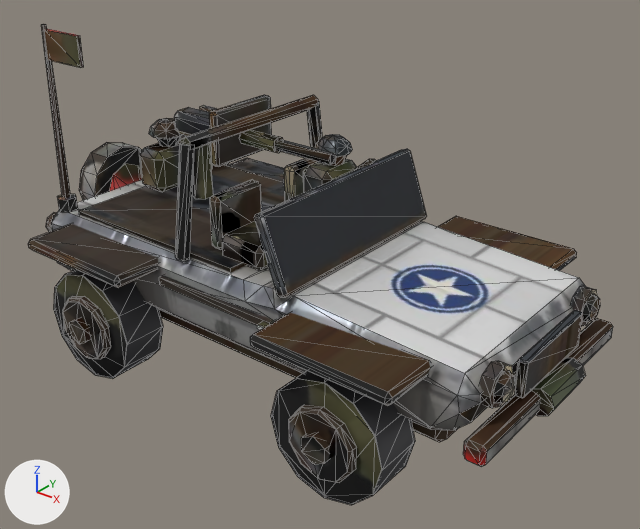
Before and after pictures for a commit that changed the glTF model public/models/jeep.allies.glb.
One viewpoint serves both versions: a 50 mm lens placed at (0.593, -0.7, 0.576), pointed at (0.037, -0.005, 0.145). Every picture has the same lights, and +X, +Y and +Z are marked at lower left. The picture after the commit comes second. Mesh edges are drawn as thin lines. Where no turn or scale is listed for an object, it has been applied to the vertices. Vertices at exactly the same position are counted once.

Script lines for the objects in view, before the commit:
```python
me_b0 = bpy.data.meshes.new('b0')
me_b0.from_pydata(...)  # a 6-sided cylinder along x spanning x -0.065..0.065, y -0.0065..0.0065, z -0.0056..0.0056; an 8-sided cylinder along x spanning x -0.06..-0.01, y -0.0095..0.0095, z -0.0095..0.0095
me_b0.materials.append(mat_body)
me_root = bpy.data.meshes.new('root')
me_root.from_pydata(...)  # 1145 vertices, 1623 faces; spans x -0.332..0.332, y -0.188..0.188, z -0.194..0.194
# faces by material slot: [1527, 96]
me_root.materials.append(mat_body)
me_root.materials.append(mat_track)  # dark grey #3f3f42
me_turret = bpy.data.meshes.new('turret')
me_turret.from_pydata(...)  # 130 vertices, 210 faces; spans x -0.079..0.079, y -0.046..0.046, z -0.064..0.064
me_turret.materials.append(mat_body)
ob_b0_mesh = bpy.data.objects.new('b0_mesh', me_b0)
ob_b0_mesh.location = (-0.015, 0.0, 0.27)
ob_root_mesh = bpy.data.objects.new('root_mesh', me_root)
ob_root_mesh.location = (0.004, 0.0, 0.194)
ob_turret_mesh = bpy.data.objects.new('turret_mesh', me_turret)
ob_turret_mesh.location = (-0.153, 0.0, 0.244)
```
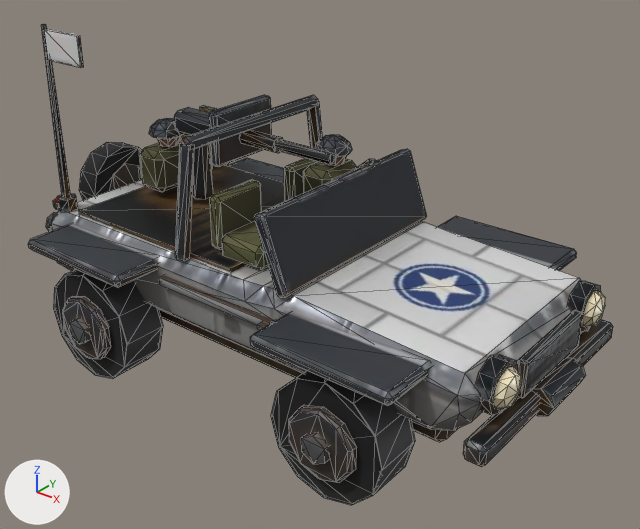
Location of each change, [x1, y1, x2, y2] in pixels of the pictures (640 x 529 px; the box of a moved part takes in the faces that stretch with it):
part 1 of me_root, moved or reshaped
    before: [571, 286, 597, 326]
    after: [567, 281, 601, 332]
part 2 of me_root, moved or reshaped
    before: [480, 361, 513, 408]
    after: [475, 354, 518, 415]
part 3 of me_root, moved or reshaped
    before: [583, 294, 600, 322]
    after: [583, 291, 605, 326]
part 4 of me_root, moved or reshaped
    before: [493, 370, 516, 403]
    after: [493, 367, 522, 409]
part 5 of me_root, added
    after: [53, 199, 59, 210]
part 6 of me_root, surface changed
    both: [28, 24, 613, 494]

Diff of the bpy script that builds the scene:
```diff
--- a/public/models/jeep.allies.glb.py
+++ b/public/models/jeep.allies.glb.py
@@ me_root @@
 # used by ob_root_mesh; location = (0.004, 0.0, 0.194)
-me_root.from_pydata(...)  # 1145 vertices, 1623 faces; spans x -0.332..0.332, y -0.188..0.188, z -0.194..0.194
+me_root.from_pydata(...)  # 1209 vertices, 1726 faces; spans x -0.332..0.332, y -0.188..0.188, z -0.194..0.194
+# me_root part 1: the loose piece of 16 vertices spanning x 0.293..0.305, y 0.071..0.113, z -0.072..-0.031 is scaled about its middle by (1.28, 1.28, 1.27)
+# me_root part 2: the loose piece of 16 vertices spanning x 0.293..0.305, y -0.113..-0.071, z -0.072..-0.031 is scaled about its middle by (1.28, 1.28, 1.27)
+# me_root part 3: the loose piece of 17 vertices spanning x 0.305..0.315, y 0.076..0.108, z -0.068..-0.035 is scaled about its middle by 1.27, then moved by (0.004, 0.0, 0.0)
+# me_root part 4: the loose piece of 17 vertices spanning x 0.305..0.315, y -0.108..-0.076, z -0.068..-0.035 is scaled about its middle by 1.27, then moved by (0.004, 0.0, 0.0)
+# me_root part 5: a new loose piece of 16 vertices spanning x -0.303..-0.276, y -0.118..-0.092, z -0.029..-0.02, in mat_body
+# me_root part 6: 1264 kept faces spanning x -0.332..0.332, y -0.188..0.188, z -0.193..0.194 get new texture (UV) coordinates
+# other edits to the shape of me_root do not show in these pictures
 me_root.materials.append(mat_body)
```
